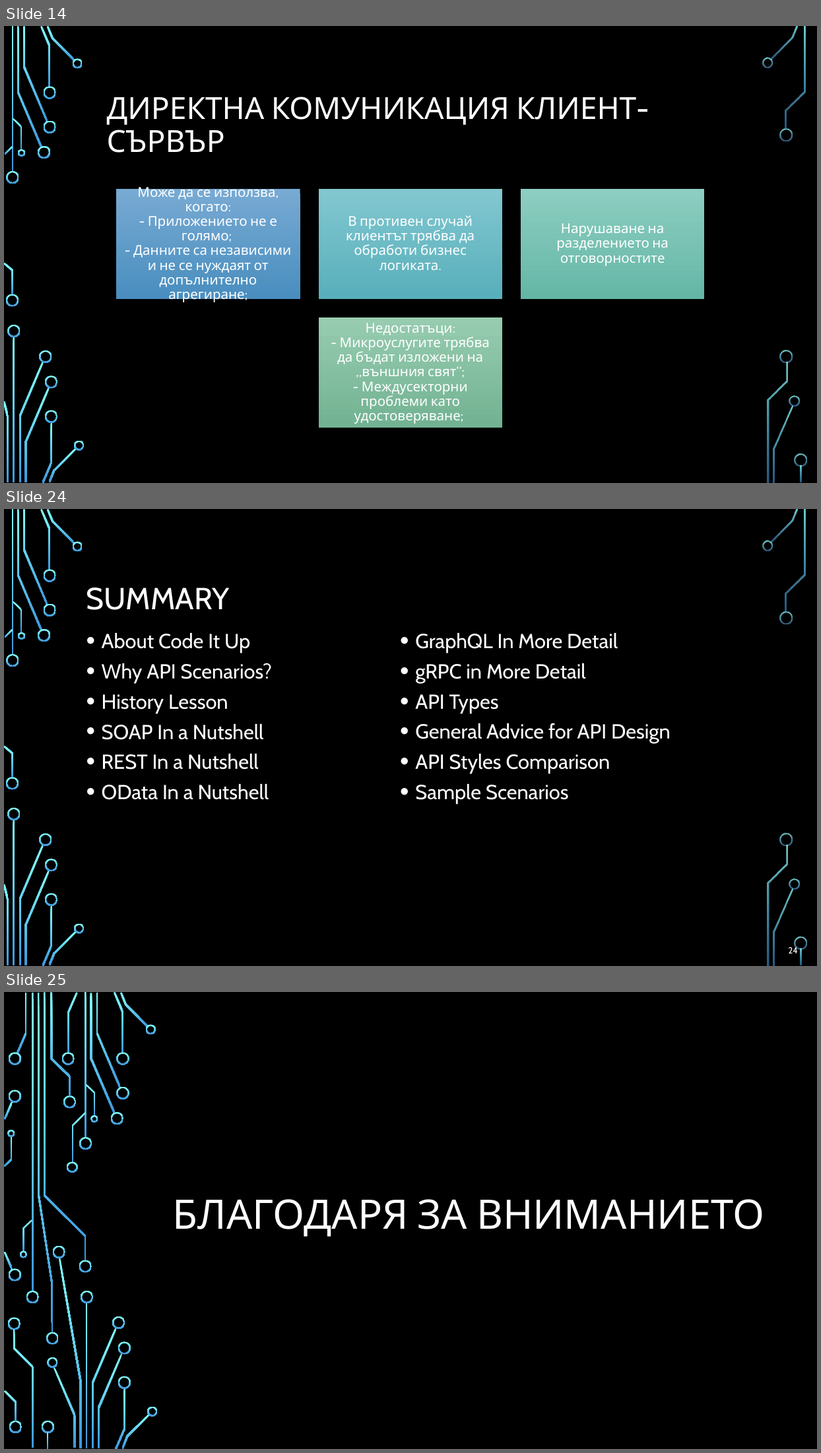
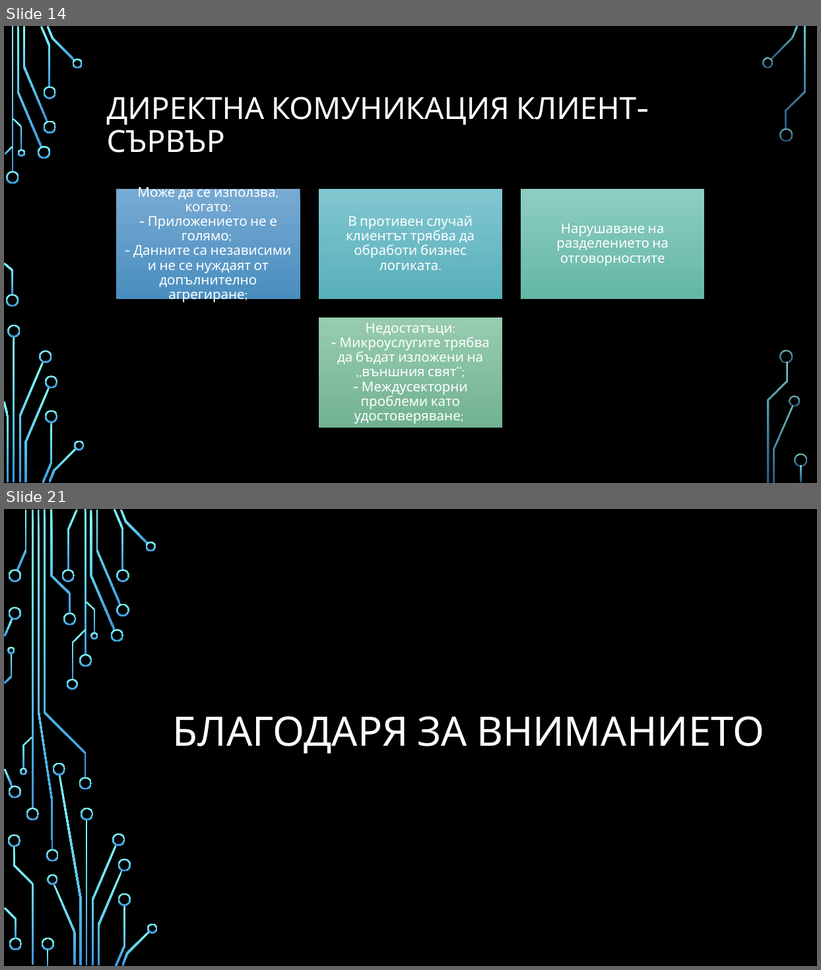
Before and after one commit to profjordanov/doctorate, a slide deck: communications/web_communication_pres.pptx. Shown one above the other, each under a label of ours: slides 14, 24 and 25 before the commit, slides 14 and 21 after it; the slides between them are not shown. The pictures are 821x1453 and 821x970 pixels, drawn with LibreOffice and Linux fonts; fonts in the diff are those of the drawing; background and template pictures are left out. Boxes give left, top, right and bottom in pixels: in the first picture for what was removed or moved away, otherwise in the second. Text is boxed around its words. In the diff, an @@ line names an element or a change of style, - is before the commit and + after.

```diff
--- a/communications/web_communication_pres.pptx
+++ b/communications/web_communication_pres.pptx
@@ slide 24 removed at (4, 509, 817, 966), background picture (left out); not listed: 36 template elements that a slide beside it also shows @@
@@ title removed at (86, 588, 230, 610) @@
-SUMMARY
@@ text removed at (102, 633, 272, 800) @@
-• About Code It Up
-• Why API Scenarios?
-• History Lesson
-• SOAP In a Nutshell
-• REST In a Nutshell
-• OData In a Nutshell
@@ text removed at (415, 633, 671, 804) @@
-• GraphQL In More Detail
-• gRPC in More Detail
-• API Types
-• General Advice for API Design
-• API Styles Comparison
-• Sample Scenarios
@@ page number removed at (788, 947, 797, 954) @@
-24
@@ what was slide 25 is now slide 21 @@
```
Also in this commit, not shown: 1 slide changed, 5 slides added, 8 other slides removed.
